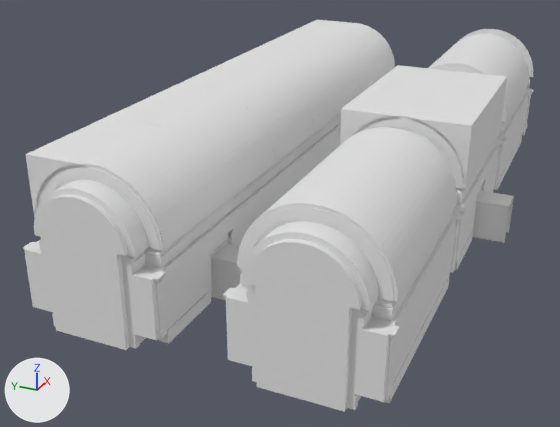
A saved change to the OBJ model 3D Obj/Hallway.obj.
Camera for both pictures: a 50 mm lens placed at (-50.6, 11.9, 24.0), pointed at (-3.2, 33.2, 0.3). Lighting does not change. The marker at lower left points along +X, +Y and +Z. Materials are left out; every surface is plain grey. Where no turn or scale is listed for an object, it has been applied to the vertices.

Names of what the first picture shows: 'Box010', 'Gang_Cap_Bogen002', 'Gang_Cap_Bogen003', 'Gang_Dach_Bogen_Var005', 'Gang_Dach_Bogen_Var006', 'Gang_Dach_Bogen_Var008', 'Gang_Dach_Ecke002', 'Gang_Dach_Ecke003', 'Gang_Endstck_Var012', 'Gang_Endstck_Var013', 'Gang_Wand_Tre_008', 'Pillar_Flat061', 'Pillar_Flat063', 'WindowWalk_Endstck003'.
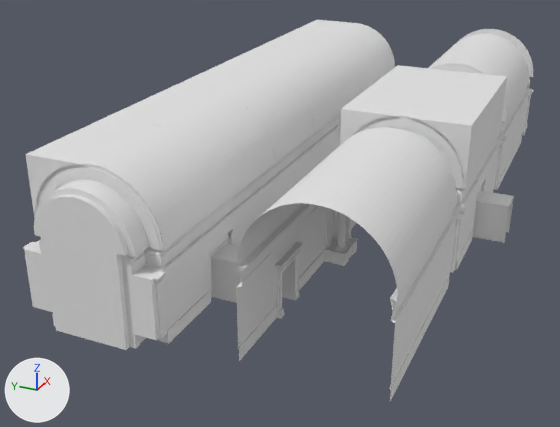
Pixel boxes [x1, y1, x2, y2] of what changed, in the pictures (560 x 427 px):
'Gang_Cap_Bogen003', deleted
    before: [226, 232, 388, 412]
'Gang_Endstck_Var013', deleted
    before: [226, 203, 397, 409]
'Pillar_Flat061', deleted
    before: [385, 325, 399, 400]
'Pillar_Flat063', deleted
    before: [223, 287, 235, 357]
'Gang_Wand_Tre_005', unchanged, uncovered by the edit
    before: [237, 203, 305, 287]
    after: [236, 203, 326, 361]
'Door005', unchanged, uncovered by the edit
    after: [275, 242, 304, 319]

The change, as a diff of the scene's bpy script:
```diff
--- a/3D Obj/Hallway.obj.py
+++ b/3D Obj/Hallway.obj.py
@@ ob_gang_cap_bogen003 @@
-ob_gang_cap_bogen003 = bpy.data.objects.new('Gang_Cap_Bogen003', me_gang_cap_bogen003)
-ob_gang_cap_bogen003.location = (0.0, 0.0, 0.0)
@@ ob_gang_endstck_var013 @@
-ob_gang_endstck_var013 = bpy.data.objects.new('Gang_Endstck_Var013', me_gang_endstck_var013)
-ob_gang_endstck_var013.location = (0.0, 0.0, 0.0)
@@ ob_pillar_flat061 @@
-ob_pillar_flat061 = bpy.data.objects.new('Pillar_Flat061', me_pillar_flat061)
-ob_pillar_flat061.location = (0.0, 0.0, 0.0)
@@ ob_pillar_flat063 @@
-ob_pillar_flat063 = bpy.data.objects.new('Pillar_Flat063', me_pillar_flat063)
-ob_pillar_flat063.location = (0.0, 0.0, 0.0)
```
